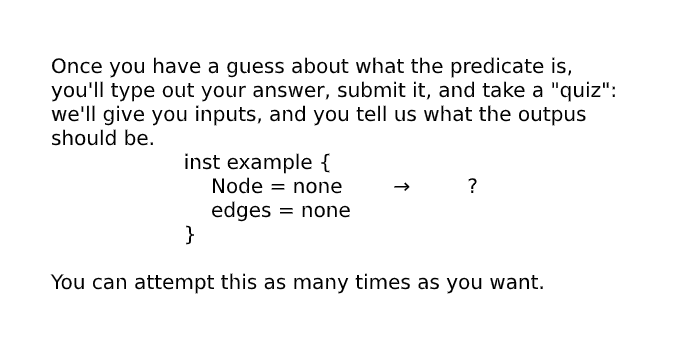
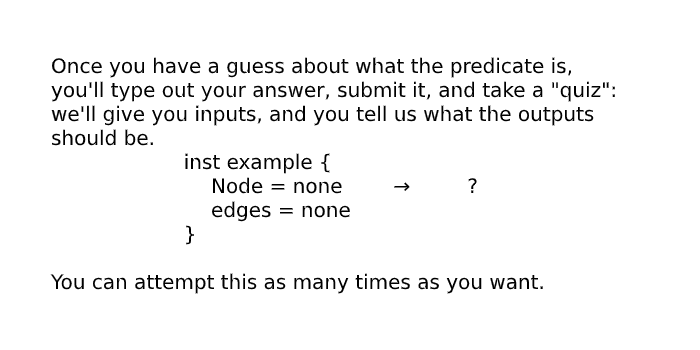
Revision of a layered w=700, h=350 image; what changed, layer by layer:
painted on "Once you have a guess about what" over 576, 107, 594, 122
